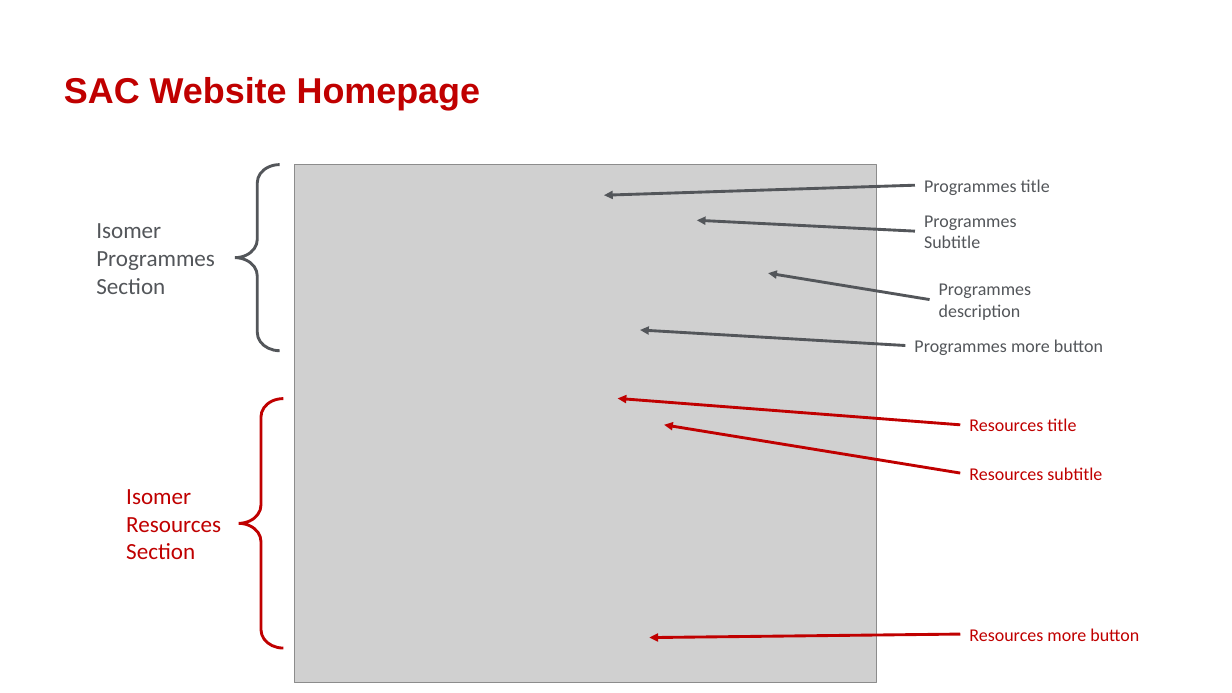
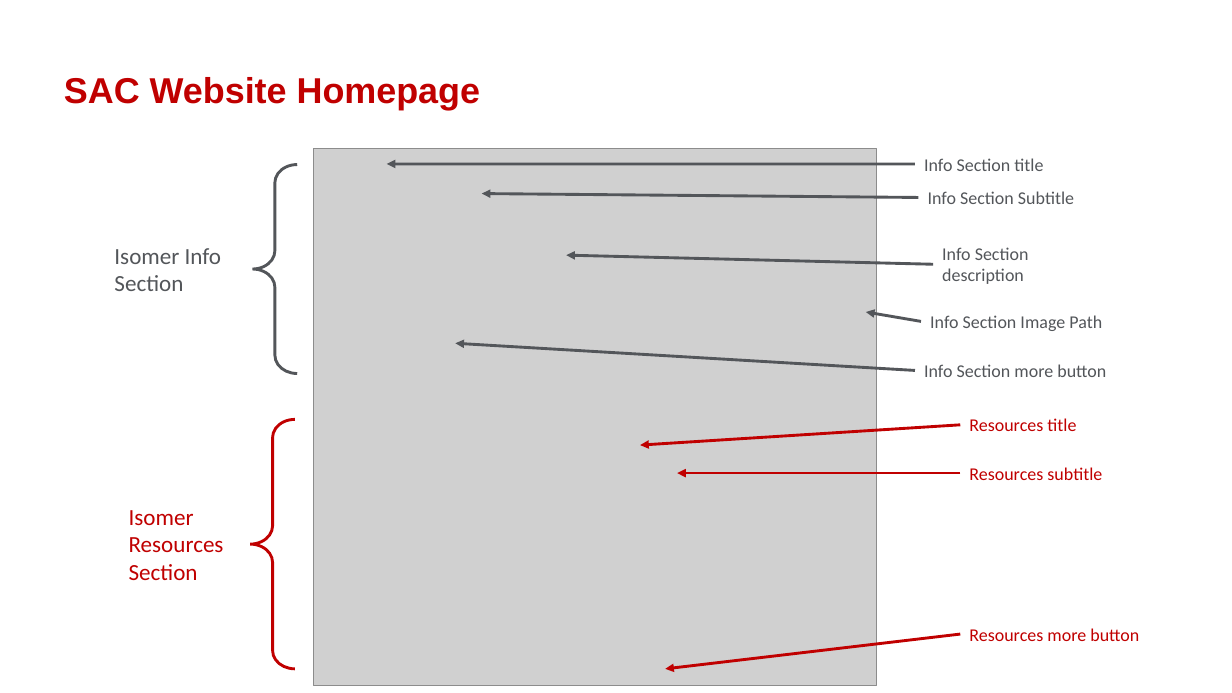
Before and after one commit to isomerpages/enterprisesg-sac-old, a slide deck: slide 5 of files/admin-guide/SAC-admin-guide-edit-homepage.pptx. Drawn at 1232x693 pixels with LibreOffice and Linux fonts; fonts in the diff are those of the drawing; grey boxes stand for pictures; background and template pictures are left out. Boxes give left, top, right and bottom in pixels: in the first picture for what was removed or moved away, otherwise in the second. Text is boxed around its words. In the diff, an @@ line names an element or a change of style, - is before the commit and + after.

```diff
--- a/files/admin-guide/SAC-admin-guide-edit-homepage.pptx
+++ b/files/admin-guide/SAC-admin-guide-edit-homepage.pptx
@@ picture: place and size @@
-picture at (294,165,876,683)
+picture at (313,148,877,686)
@@ left brace: place and size @@
-left brace at (235,165,279,350)
+left brace at (252,165,297,373)
@@ arrow moved from (915, 185) - (604, 195) to (915, 165) - (387, 164) @@
@@ text at (924,158,1043,171): text changed @@
-Programmes title
+Info Section title
@@ arrow moved from (915, 231) - (697, 220) to (919, 198) - (482, 193) @@
@@ text at (928,191,1074,204): text changed @@
-Programmes Subtitle
+Info Section Subtitle
@@ text at (114,248,222,291): text changed @@
-Isomer Programmes Section
+Isomer Info Section
@@ arrow moved from (930, 299) - (768, 274) to (933, 264) - (567, 255) @@
@@ text at (942,247,1029,284): text changed @@
-Programmes description
+Info Section description
@@ arrow added from (921, 322) to (866, 312), #53565A 2.25 pt @@
@@ text added at (930,315,1102,331), 14 pt, text #53565A @@
+Info Section Image Path
@@ arrow moved from (906, 346) - (640, 330) to (915, 371) - (456, 344) @@
@@ text at (924,364,1106,377): text changed @@
-Programmes more button
+Info Section more button
@@ left brace: place and size @@
-left brace at (238,398,283,648)
+left brace at (250,420,295,669)
@@ arrow moved from (960, 425) - (618, 398) to (960, 425) - (640, 445) @@
@@ arrow moved from (960, 473) - (665, 425) to (960, 473) - (677, 473) @@
@@ text "Isomer Resources Section": place and size @@
-text "Isomer Resources Section" at (126,489,221,559)
+text "Isomer Resources Section" at (129,510,224,580)
@@ arrow moved from (960, 634) - (650, 638) to (960, 634) - (665, 669) @@
```
Also in this commit, not shown: 5 other slides changed, 4 other files.
